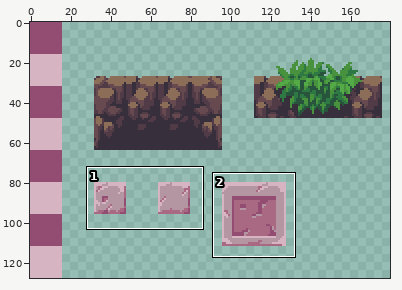
Edited in one commit: sprite sheet (sprites/sprite_lama/89adc631-05e7-4dbc-b510-7d9259636b77.png). Above: a wide view before the commit, with the close-up outlined.
Close-up. Before the edit:
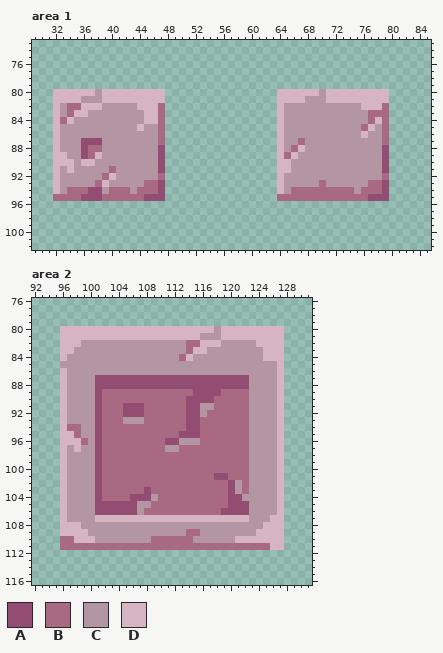
The file is 192x128 pixels. Shown: area 1: x 29..85, y 73..102; area 2: x 92..131, y 76..116. The wide view leaves out empty margins.
Palette (. is transparent): A #934d72  B #a96982  C #b396a1  D #d6b4c1
And afterwards:
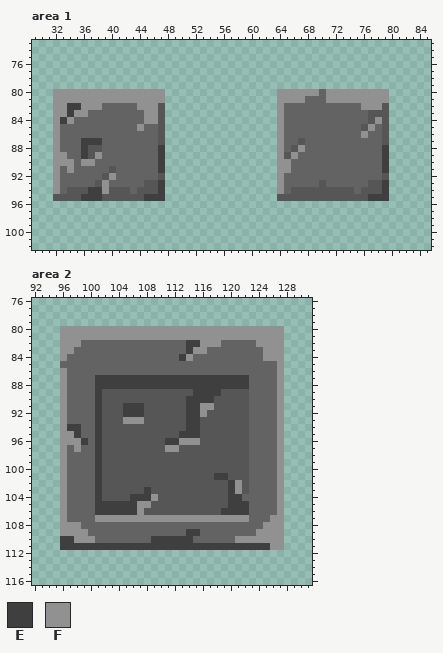
Colours new in this view: E #3f3f3f  F #919191
Difference:
Colour B changes from #a96982 to #565656.
Colour C changes from #b396a1 to #636363.
Area 1:
Colour E replaces colour A in row 87 at x 36 to 38; in rows 88 to 89 at x 36, 47 and 79; in rows 90 to 91 at x 47 and 79; in row 93 at x 47 and 79; in row 94 at x 37 to 38, 47 and 79; in row 95 at x 36 to 38, 45 to 47 and 77 to 79.
Colour E replaces colour B in row 82 at x 34 to 35; in row 83 at x 34; in row 84 at x 33.
Colour F replaces colour C in row 80 at x 38; in row 81 at x 36 to 38; in rows 82 to 83 at x 33; in row 94 at x 39.
Colour F replaces colour D in row 80 at x 32 to 37, 39 to 47, 64 to 69 and 71 to 79; in row 81 at x 32 to 35, 39 to 47, 64 to 67 and 71 to 79; in row 82 at x 32, 36 to 38, 44 to 46, 64 and 76 to 78; in row 83 at x 32, 35 to 36, 45 to 46 and 64; in row 84 at x 32, 34, 45 to 46, 64 and 78; in row 85 at x 32, 44, 64 and 77.
Colour F replaces colour D in row 86 at x 32, 64 and 76; in row 87 at x 32 and 64; in row 88 at x 32, 64 and 67; in row 89 at x 32 to 33, 38, 64 and 66; in row 90 at x 32 to 34, 36 to 37 and 64 to 65; in row 91 at x 32, 34 and 64 to 65.
Colour F replaces colour D in row 92 at x 32, 40 and 64; in row 93 at x 32, 39 and 64; in row 94 at x 32 and 64.
Area 2:
Colour E replaces colour A in rows 87 to 88 at x 101 to 122; in row 89 at x 101 and 115 to 118; in row 90 at x 101 and 114 to 117; in rows 91 to 92 at x 101, 105 to 107 and 114 to 115; in rows 93 to 94 at x 101 and 114 to 115; in row 95 at x 101 and 113 to 115.
Colour E replaces colour A in row 96 at x 101 and 111 to 112; in rows 97 to 100 at x 101; in row 101 at x 101 and 118 to 119; in row 102 at x 101 and 120; in row 103 at x 101, 108 and 120; in row 104 at x 101, 106 to 108 and 120 to 121.
Colour E replaces colour A in row 105 at x 101 to 106 and 120 to 122; in row 106 at x 101 to 106 and 119 to 122.
Colour E replaces colour B in row 82 at x 114 to 115; in row 83 at x 114; in row 84 at x 113; in row 94 at x 97 to 98; in row 95 at x 98; in row 96 at x 99.
Colour E replaces colour B in row 109 at x 114 to 115; in row 110 at x 96 to 97 and 109 to 114; in row 111 at x 96 to 125.
Colour F replaces colour C in row 80 at x 118; in row 81 at x 116 to 118; in row 91 at x 116 to 117; in row 92 at x 116; in row 93 at x 105 to 107; in row 96 at x 113 to 115.
Colour F replaces colour C in row 97 at x 111 to 112; in rows 102 to 103 at x 121; in row 104 at x 109; in row 105 at x 107 to 108; in row 106 at x 107.
Colour F replaces colour D in row 80 at x 96 to 117 and 119 to 127; in row 81 at x 96 to 115 and 119 to 127; in row 82 at x 96 to 98, 116 to 118 and 124 to 127; in row 83 at x 96 to 97, 115 to 116 and 125 to 127; in row 84 at x 96, 114 and 125 to 127; in row 85 at x 127.
Colour F replaces colour D in rows 86 to 94 at x 96 and 127; in row 95 at x 96 to 97 and 127; in row 96 at x 96 to 98 and 127; in row 97 at x 96, 98 and 127; in rows 98 to 106 at x 96 and 127; in row 107 at x 96, 101 to 122 and 126 to 127.
Colour F replaces colour D in row 108 at x 96 to 98 and 125 to 127; in row 109 at x 96 to 99 and 124 to 127; in row 110 at x 98 to 100 and 121 to 127; in row 111 at x 126 to 127.
Pixel boxes of the changes (left, top, right, bottom) in both close-ups:
changed: (53, 89, 165, 201)
changed: (277, 89, 389, 201)
changed: (60, 326, 284, 550)
